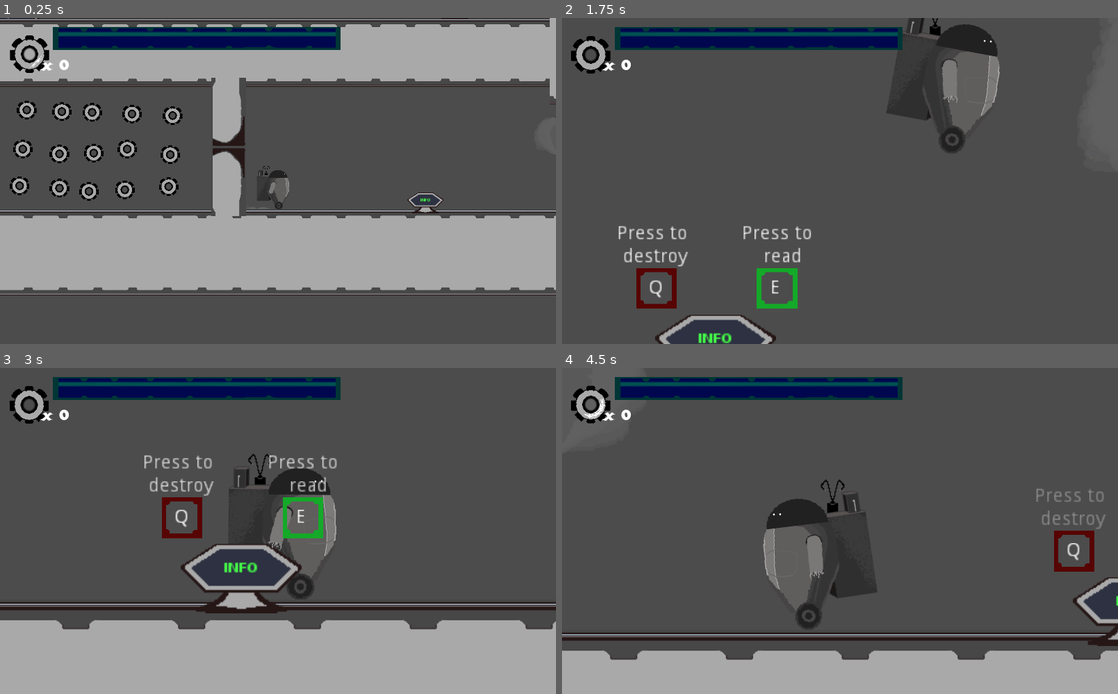
Above: before the commit, frames 1-4 (two rows, left to right).
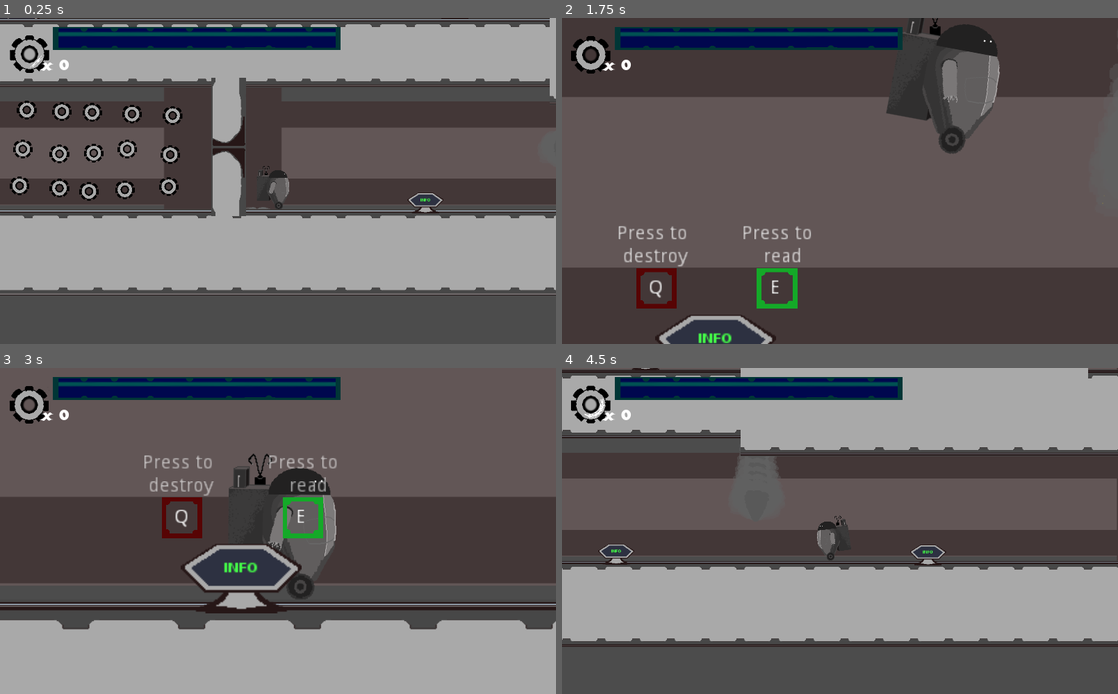
Above: after the commit, the same moments.

Repository: AkaiTobira/DesRepair
Game: Godot game, scene res://Scenes/LVL1.tscn
Two runs of this game, one before a commit and one after it. Both use one fixed random seed, a clock stepped at 60 frames per second and the inputs below. The engine's default icon, where the game draws it, is replaced by a stand-in: a white triangle on a blue panel in a dark square.
Inputs (mouse positions are in pixels of both pictures, inside the frame that each line leads up to):
- Up to frame 1 (0.25 s): no input
- Up to frame 2 (1.75 s): move the mouse to (962, 164) at 0.52 s; hold Right (ui_right) from 0.53 s (still down); tap E (heal) at 0.6 s; click (962, 164) at 0.67 s; tap Up (jump) at 0.77, 1.52 s; tap Enter at 1.25 s; move the mouse to (728, 197) at 1.27 s; tap F (wall_hold) at 1.35 s
- Up to frame 3 (3 s): move the mouse to (333, 459) at 2.02 s; release Right (ui_right) at 2.03 s; hold Left (ui_left) 2.03-2.78 s; tap E (heal) at 2.1 s; tap Enter at 2.75 s; move the mouse to (250, 596) at 2.77 s; hold Right (ui_right) from 2.78 s (still down); tap F (wall_hold) at 2.85 s; click (250, 596) at 2.92 s
- Up to frame 4 (4.5 s): tap Up (jump) at 3.02, 3.77 s; move the mouse to (1006, 579) at 3.52 s; tap E (heal) at 3.6 s; tap Enter at 4.25 s; move the mouse to (673, 482) at 4.27 s; release Right (ui_right) at 4.28 s; hold Left (ui_left) from 4.28 s (still down); tap F (wall_hold) at 4.35 s

The runs differ from the first frame. In frame 1, less than 0.1% of the frame differs, in the area x 96-100%, y 30-34%; in frame 2, 0.9%; in frame 3, less than 0.1%; in frame 4, 59%, in the area x 0-100%, y 0-100%.

Commit message:
Update

Diff:
--- a/Scenes/InfoScreen.tscn
+++ b/Scenes/InfoScreen.tscn
@@ -6,7 +6,7 @@
 [ext_resource path="res://Scenes/Particles2D.tscn" type="PackedScene" id=4]
 
 [sub_resource type="RectangleShape2D" id=1]
-extents = Vector2( 207.382, 155.258 )
+extents = Vector2( 141.713, 155.258 )
 
 [sub_resource type="Animation" id=2]
 resource_name = "migaj"
--- a/Scenes/Player.tscn
+++ b/Scenes/Player.tscn
@@ -4,10 +4,10 @@
 [ext_resource path="res://Scenes/PlayerAnimation.tscn" type="PackedScene" id=2]
 [ext_resource path="res://Environment/Bez nazwy.png" type="Texture" id=3]
 [ext_resource path="res://Environment/hook.png" type="Texture" id=4]
-[ext_resource path="res://Environment/robot_hand.png" type="Texture" id=5]
-[ext_resource path="res://Environment/robot_grappling_hook.png" type="Texture" id=6]
-[ext_resource path="res://Environment/robot.png" type="Texture" id=7]
-[ext_resource path="res://Environment/robot_wheel.png" type="Texture" id=8]
+[ext_resource path="res://Environment/robot_grappling_hook.png" type="Texture" id=5]
+[ext_resource path="res://Environment/robot.png" type="Texture" id=6]
+[ext_resource path="res://Environment/robot_wheel.png" type="Texture" id=7]
+[ext_resource path="res://Environment/robot_hand.png" type="Texture" id=8]
 
 [sub_resource type="RectangleShape2D" id=1]
 extents = Vector2( 39.1666, 53.8808 )
@@ -985,23 +985,22 @@
 rotation = -1.5708
 texture = ExtResource( 4 )
 
+[node name="Queins" type="Sprite" parent="."]
+position = Vector2( -51.9753, -13.4137 )
+texture = ExtResource( 5 )
+
+[node name="Torso" type="Sprite" parent="."]
+position = Vector2( 2, -5 )
+scale = Vector2( 0.626223, 0.626223 )
+texture = ExtResource( 6 )
+
+[node name="Sprite2" type="Sprite" parent="."]
+position = Vector2( 2, 59 )
+texture = ExtResource( 7 )
+
 [node name="Hand" type="Sprite" parent="."]
 position = Vector2( -20.6514, -3.98027 )
 scale = Vector2( 0.626223, 0.626223 )
-z_index = 1
-texture = ExtResource( 5 )
-
-[node name="Queins" type="Sprite" parent="."]
-position = Vector2( -51.9753, -13.4137 )
-texture = ExtResource( 6 )
-
-[node name="Torso" type="Sprite" parent="."]
-position = Vector2( 2, -5 )
-scale = Vector2( 0.626223, 0.626223 )
-texture = ExtResource( 7 )
-
-[node name="Sprite2" type="Sprite" parent="."]
-position = Vector2( 2, 59 )
 texture = ExtResource( 8 )
 
 [node name="AnimationPlayer" type="AnimationPlayer" parent="."]
--- a/Scenes/TutorialLevel.tscn
+++ b/Scenes/TutorialLevel.tscn
@@ -5,7 +5,7 @@
 [ext_resource path="res://Scenes/Sparks.tscn" type="PackedScene" id=3]
 [ext_resource path="res://Scenes/Dripping.tscn" type="PackedScene" id=4]
 [ext_resource path="res://Scenes/Smoke_Particle.tscn" type="PackedScene" id=5]
-[ext_resource path="res://Environment/bgr_desert.png" type="Texture" id=6]
+[ext_resource path="res://Environment/Background/bg_layer1.png" type="Texture" id=6]
 [ext_resource path="res://Scenes/Key.tscn" type="PackedScene" id=7]
 [ext_resource path="res://Scenes/InfoScreen.tscn" type="PackedScene" id=8]
 [ext_resource path="res://Scenes/broken_robot.tscn" type="PackedScene" id=9]
@@ -74,7 +74,7 @@
 z_index = -1
 
 [node name="Smoke_Particle2" parent="." instance=ExtResource( 5 )]
-position = Vector2( 2224.49, -324.318 )
+position = Vector2( 2237.5, -275.515 )
 z_index = -1
 speed_scale = 1.99
 explosiveness = 0.31
@@ -88,16 +88,15 @@
 randomness = 0.19
 
 [node name="Smoke_Particle4" parent="." instance=ExtResource( 5 )]
-position = Vector2( 4383.56, -366.161 )
+position = Vector2( 4380.31, -144.92 )
 z_index = -1
 speed_scale = 1.99
 explosiveness = 0.31
 randomness = 0.19
 
 [node name="Sprite" type="Sprite" parent="."]
-visible = false
-position = Vector2( 4512.79, -1860.51 )
-scale = Vector2( 5, 5 )
+position = Vector2( 3816.52, -634.731 )
+scale = Vector2( 3.89894, 0.859924 )
 z_index = -3
 texture = ExtResource( 6 )
 
Binary file changed: Environment/Background/bg_layer1.png
Not shown, removed: project.godot.tmp
